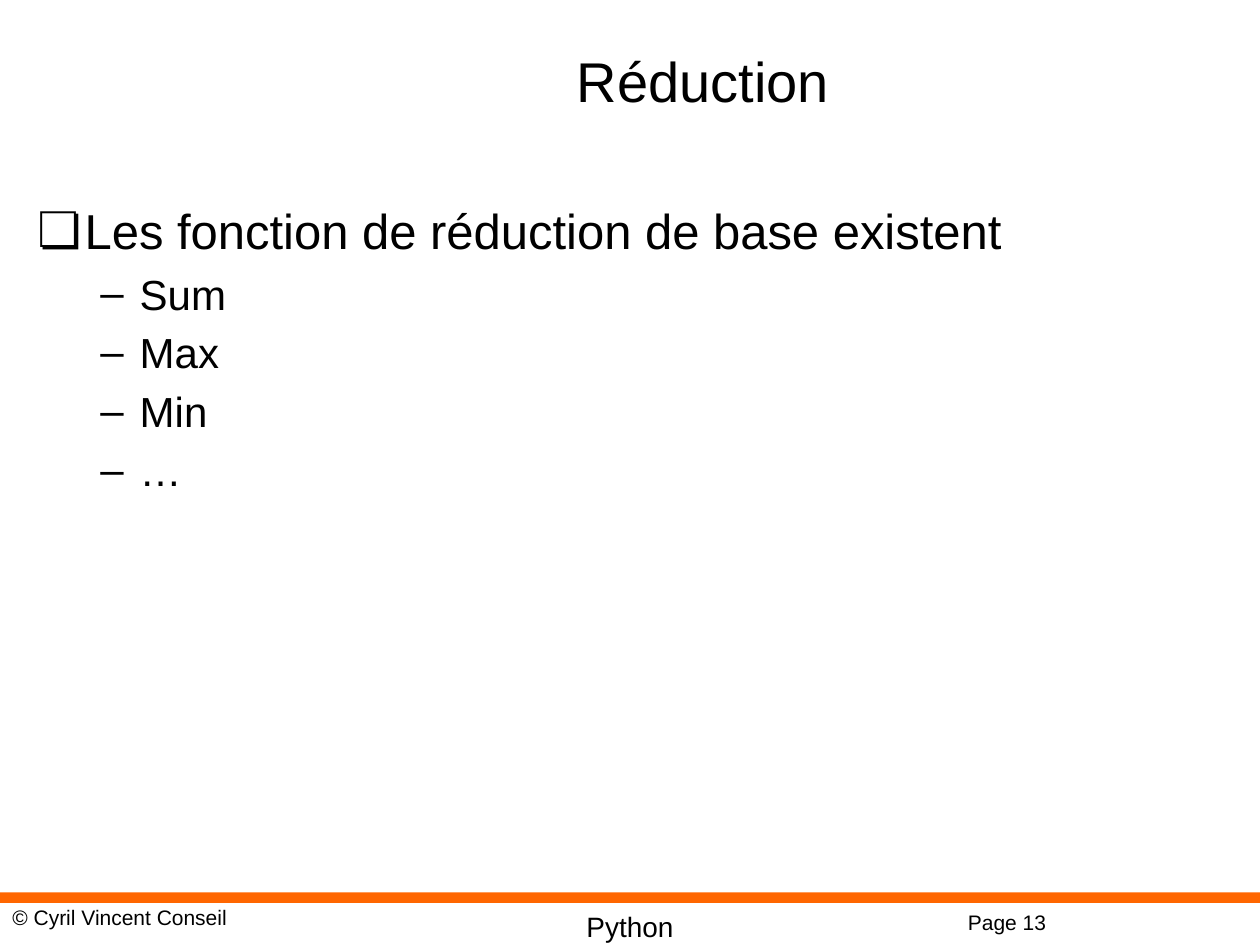
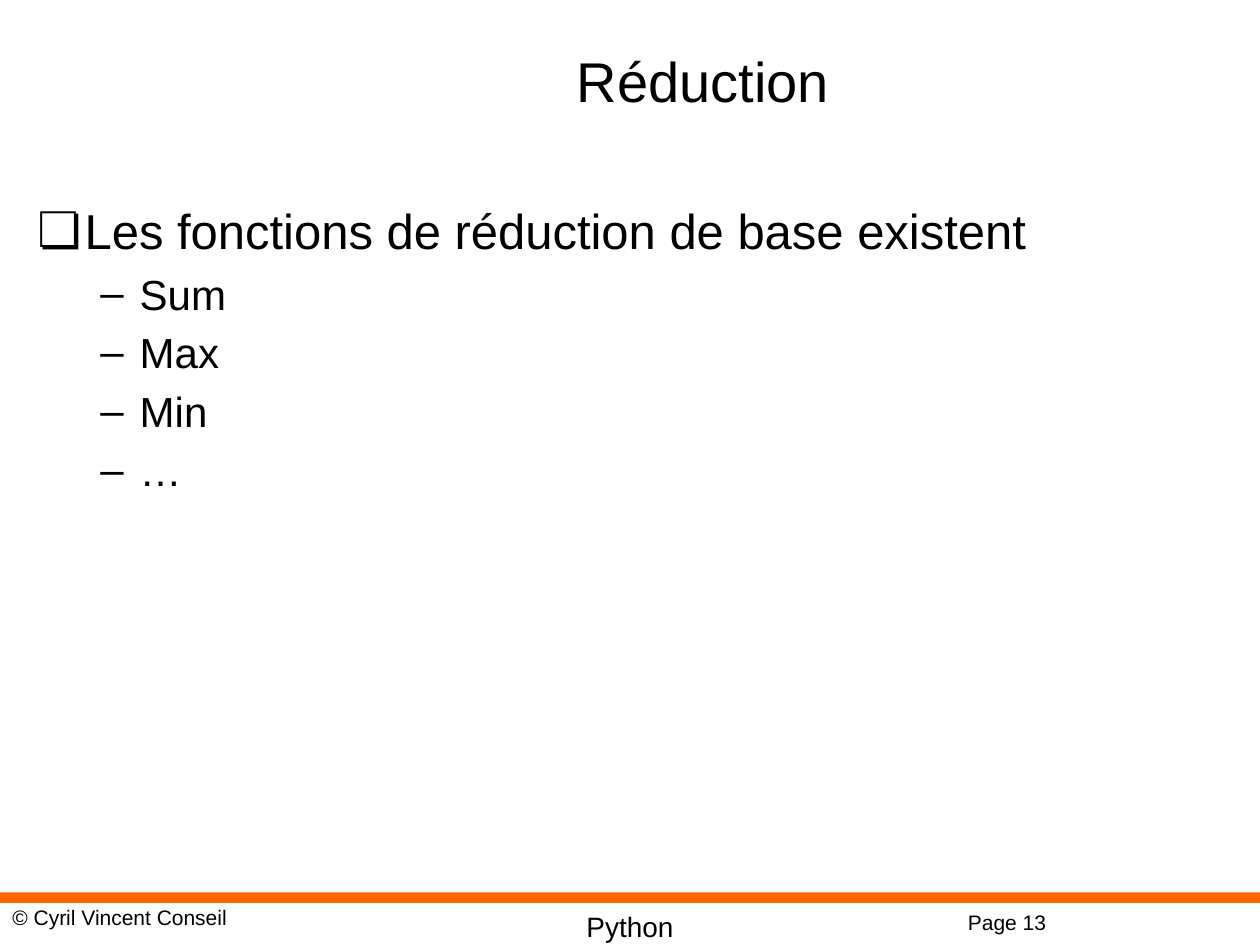
Before and after one commit to cyrilvincent/math, a slide deck: slide 13 of ppt/PythonMath06-Numpy.pptx. Drawn at 1260x945 pixels with LibreOffice and Linux fonts; fonts in the diff are those of the drawing; background and template pictures are left out. Boxes give left, top, right and bottom in pixels: in the first picture for what was removed or moved away, otherwise in the second. Text is boxed around its words. In the diff, an @@ line names an element or a change of style, - is before the commit and + after.

```diff
--- a/ppt/PythonMath06-Numpy.pptx
+++ b/ppt/PythonMath06-Numpy.pptx
@@ text at [85, 213, 1026, 250]: text changed @@
-❏ Les fonction de réduction de base existent
+❏ Les fonctions de réduction de base existent
```
Also in this commit, not shown: 24 other files.
